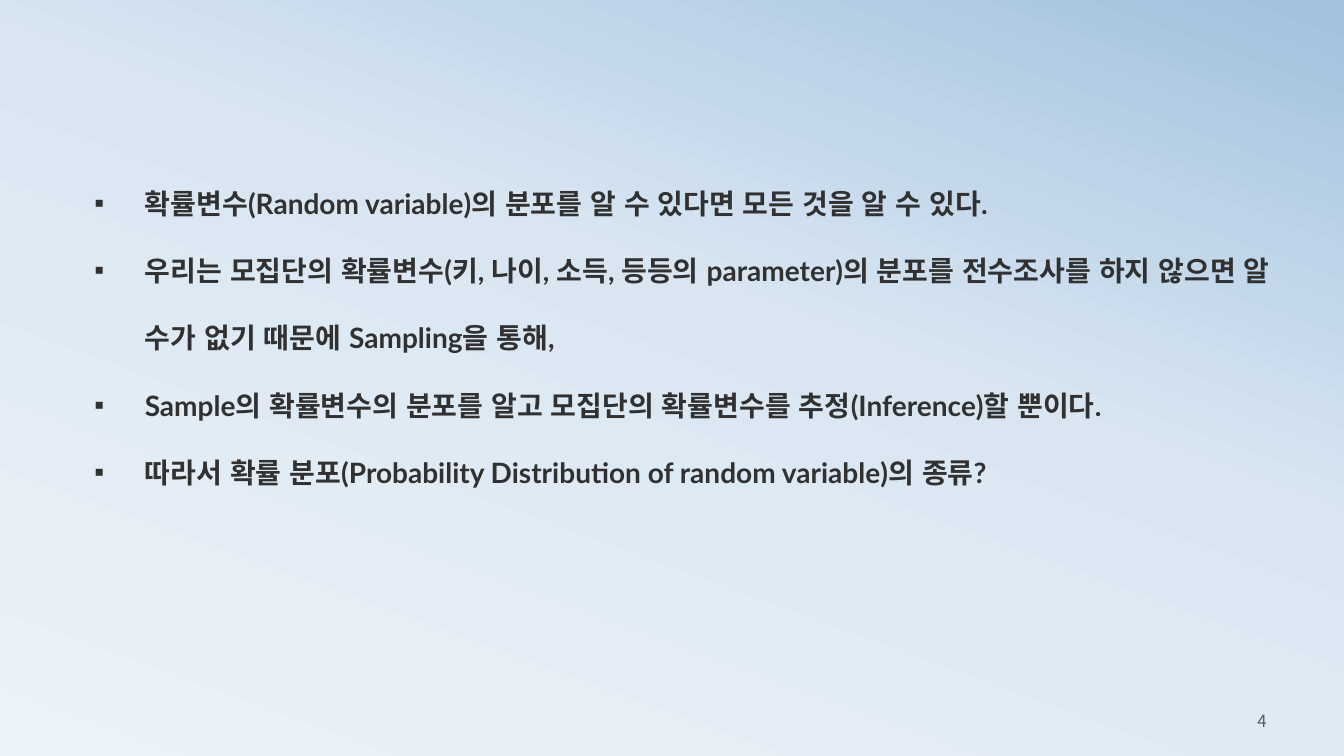
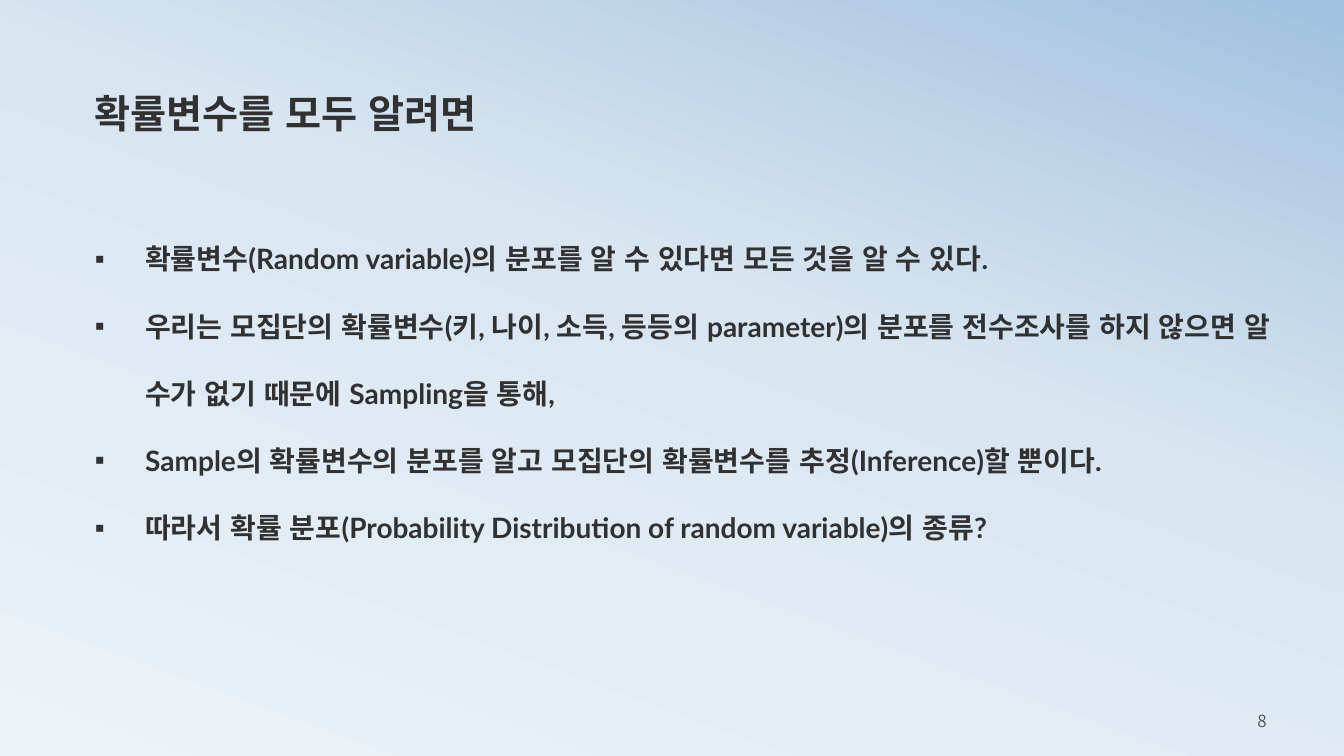
Before and after one commit to ancestor9/mathematics-for-machine-learning, a slide deck: slide 8 of 2_probability theory for machine learning.pptx (slide 4 before the commit). Drawn at 1344x756 pixels with LibreOffice and Linux fonts; fonts in the diff are those of the drawing. Boxes give left, top, right and bottom in pixels: in the first picture for what was removed or moved away, otherwise in the second. Text is boxed around its words. In the diff, an @@ line names an element or a change of style, - is before the commit and + after.

```diff
--- a/2_probability theory for machine learning.pptx
+++ b/2_probability theory for machine learning.pptx
@@ text added at <box>94,95,476,132</box>, 28 pt, text #313131, bold @@
+확률변수를 모두 알려면
@@ text "확률변수(Random variable)의 분포를 알 수 ...": place and size @@
-text "확률변수(Random variable)의 분포를 알 수 ..." at <box>145,190,1270,488</box>
+text "확률변수(Random variable)의 분포를 알 수 ..." at <box>145,245,1270,543</box>
@@ page number at <box>1257,714,1266,727</box>: text changed @@
-4
+8
```
Also in this commit, not shown: 2 other slides changed, 23 slides added.
